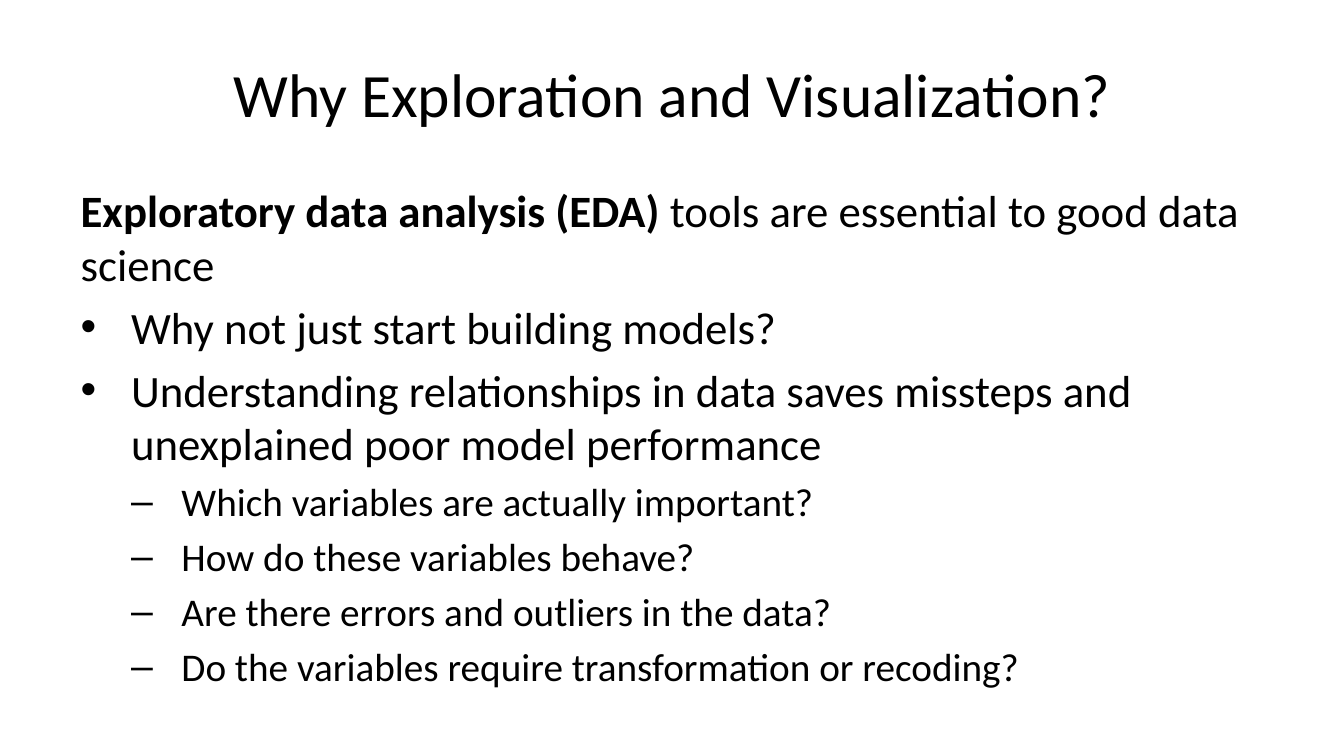
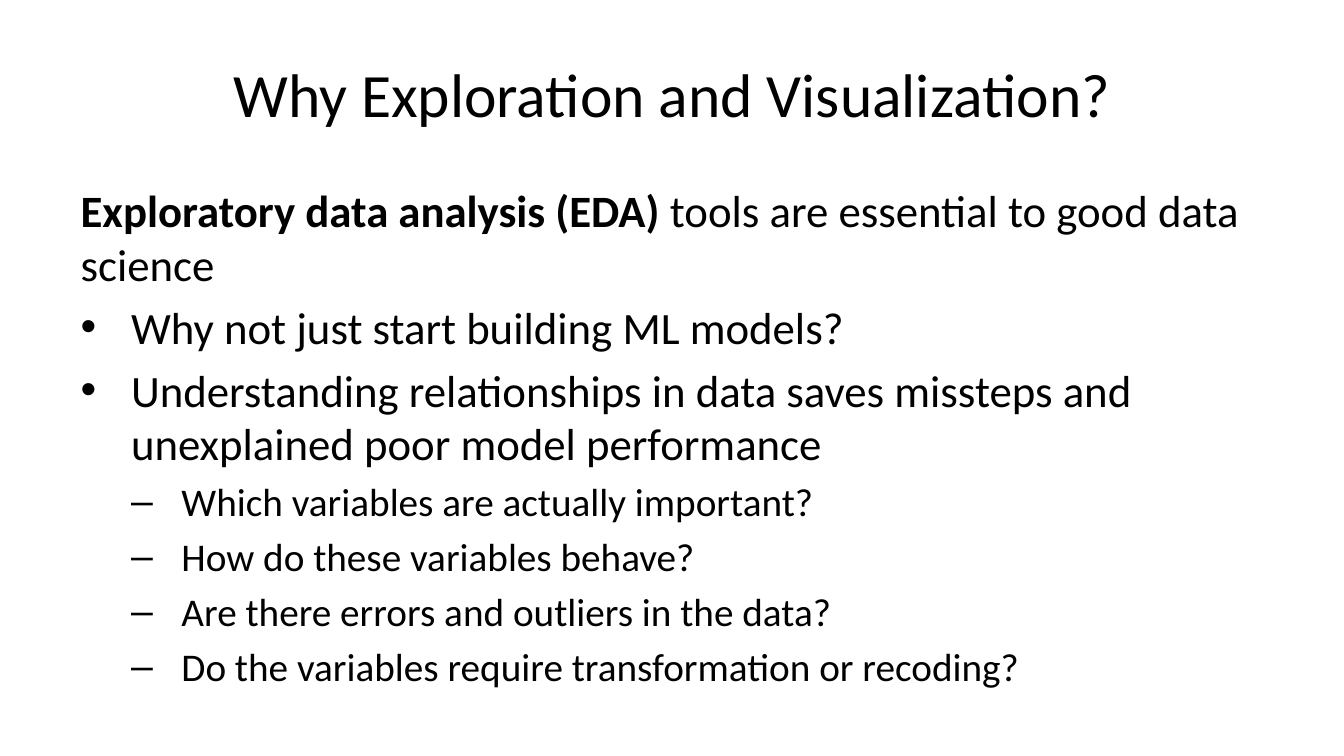
Before and after one commit to StephenElston/CSCI-E-83, a slide deck: slide 29 of LectureSlides/01_PreceptionForScientificVisualization.pptx (slide 26 before the commit). Drawn at 1344x756 pixels with LibreOffice and Linux fonts; fonts in the diff are those of the drawing. Boxes give left, top, right and bottom in pixels: in the first picture for what was removed or moved away, otherwise in the second. Text is boxed around its words. In the diff, an @@ line names an element or a change of style, - is before the commit and + after.

```diff
--- a/LectureSlides/01_PreceptionForScientificVisualization.pptx
+++ b/LectureSlides/01_PreceptionForScientificVisualization.pptx
@@ text at [131,313,844,352]: text changed @@
-• Why not just start building models?
+• Why not just start building ML models?
```
Also in this commit, not shown: 6 other slides changed, 2 slides added, 1 other file.
